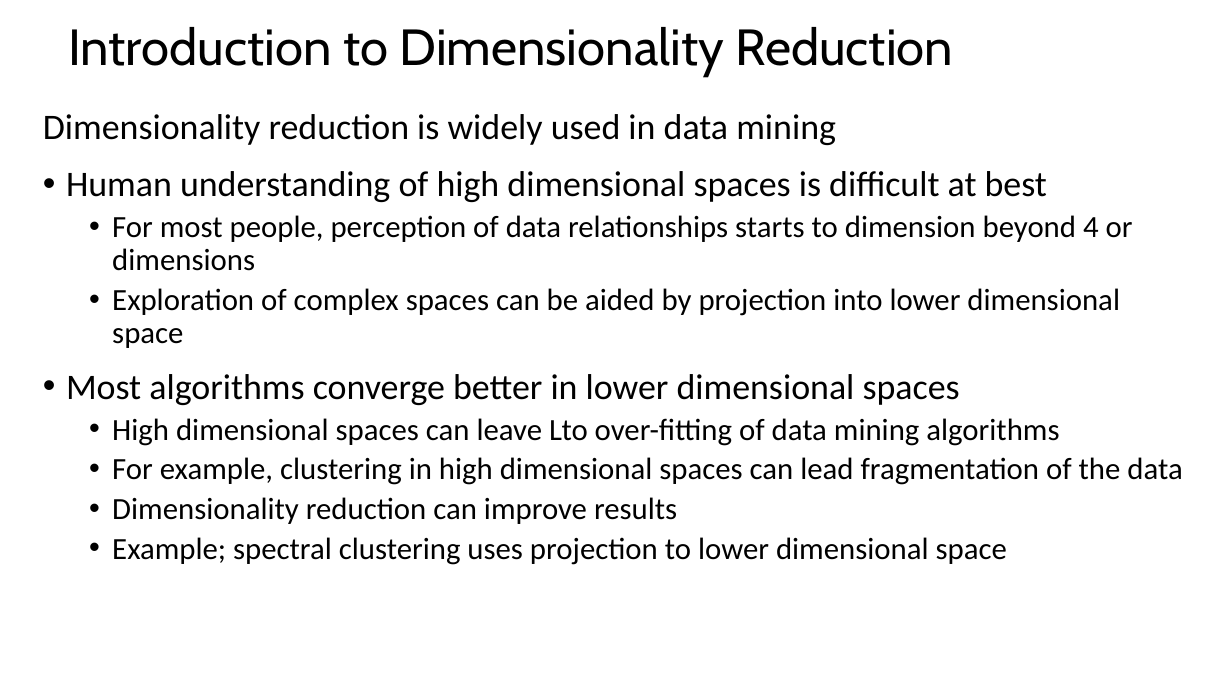
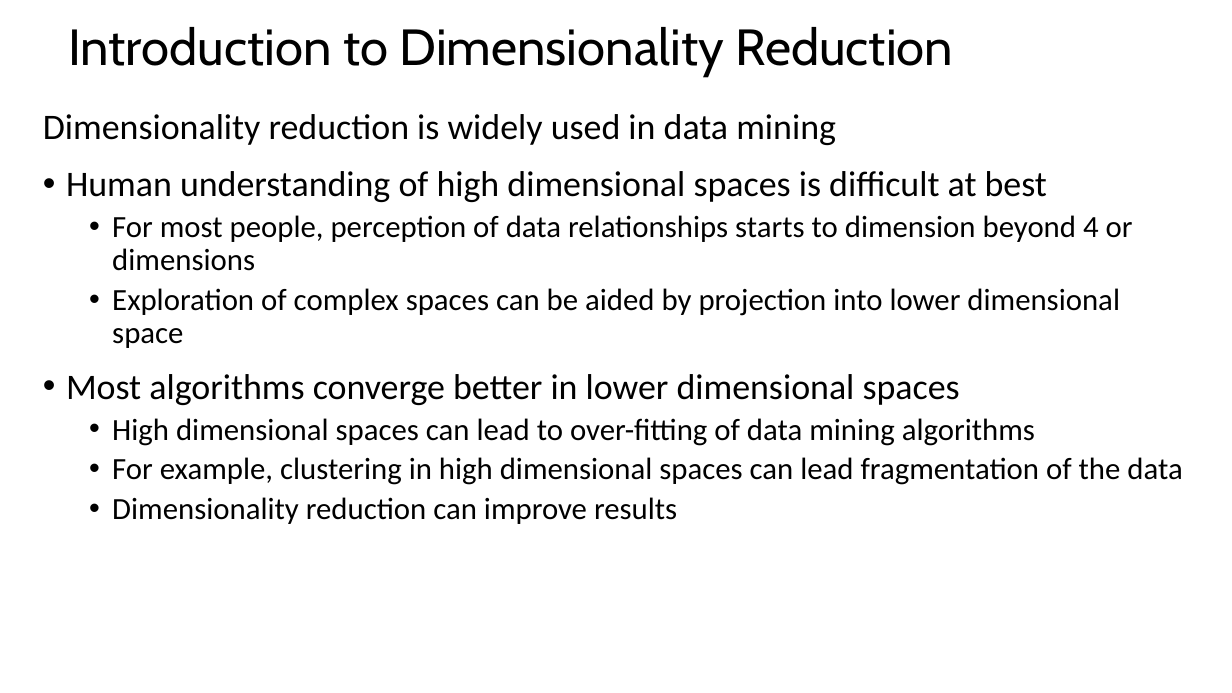
Before and after one commit to StephenElston/CSCI-E-108, a slide deck: slide 4 of slides/10_DimensionalityReduction_Part2.pptx. Drawn at 1232x693 pixels with LibreOffice and Linux fonts; fonts in the diff are those of the drawing. Boxes give left, top, right and bottom in pixels: in the first picture for what was removed or moved away, otherwise in the second. Text is boxed around its words. In the diff, an @@ line names an element or a change of style, - is before the commit and + after.

Commit message:
Edited slides, added examples

```diff
--- a/slides/10_DimensionalityReduction_Part2.pptx
+++ b/slides/10_DimensionalityReduction_Part2.pptx
@@ text at (x1=112, y1=418, x2=1035, y2=446): text changed @@
-  • High dimensional spaces can leave Lto over-fitting of data mining algorithms
+  • High dimensional spaces can lead to over-fitting of data mining algorithms
@@ text at (x1=112, y1=537, x2=1007, y2=565): paragraph removed @@
-  • Example; spectral clustering uses projection to lower dimensional space
```
Also in this commit, not shown: 7 other slides changed, 6 slides added.
